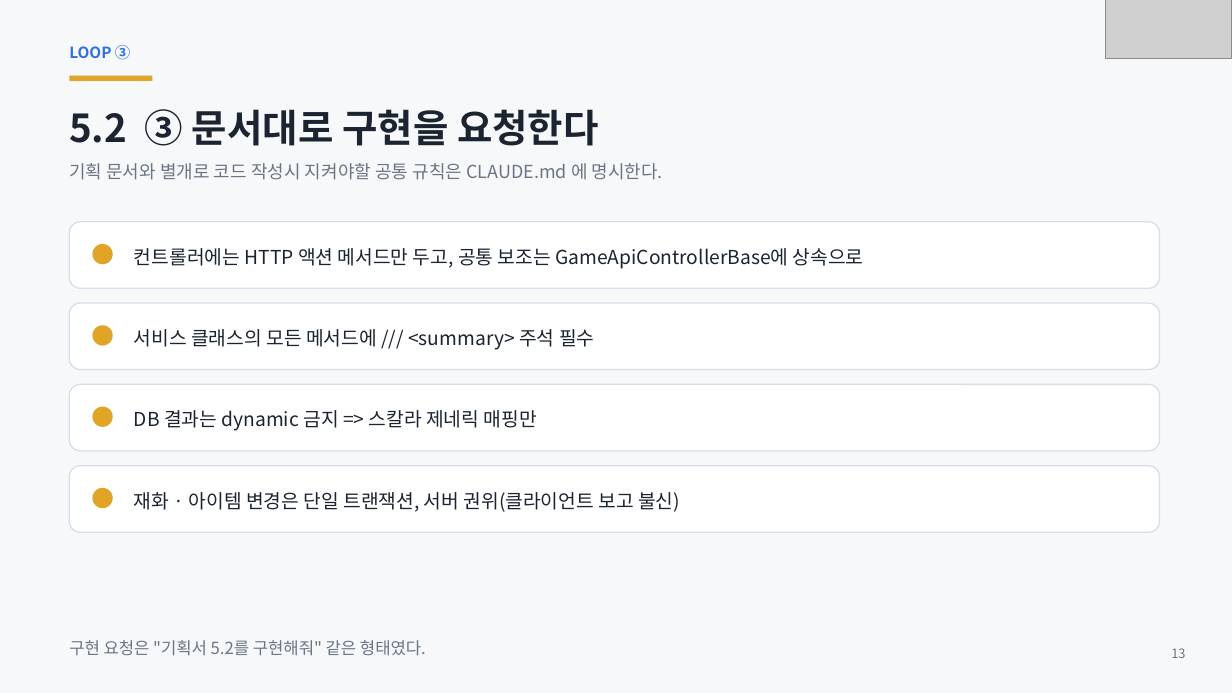
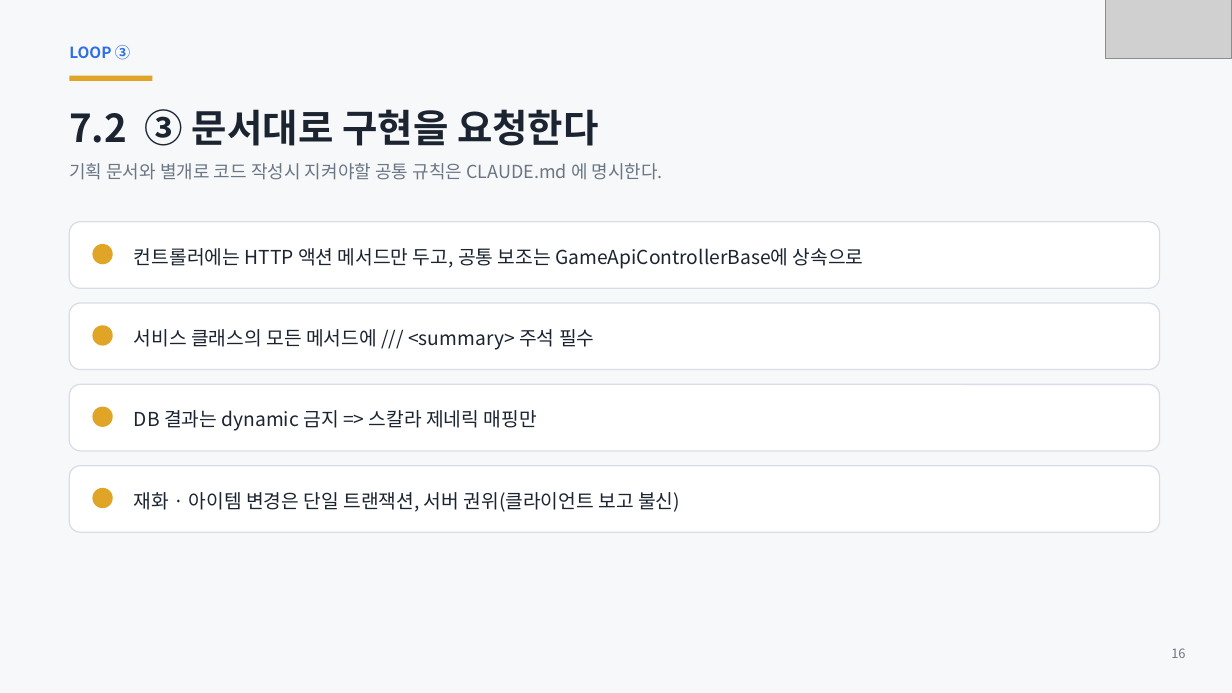
Before and after one commit to ks-wook/com2us-taskbar-hero, a slide deck: slide 16 of docs/com2us-taskbar-hero-발표자료.pptx (slide 13 before the commit). Drawn at 1232x693 pixels with LibreOffice and Linux fonts; fonts in the diff are those of the drawing; grey boxes stand for pictures. Boxes give left, top, right and bottom in pixels: in the first picture for what was removed or moved away, otherwise in the second. Text is boxed around its words. In the diff, an @@ line names an element or a change of style, - is before the commit and + after.

```diff
--- a/docs/com2us-taskbar-hero-발표자료.pptx
+++ b/docs/com2us-taskbar-hero-발표자료.pptx
@@ text at bbox=[69, 109, 599, 146]: text changed @@
-5.2 ③ 문서대로 구현을 요청한다
+7.2 ③ 문서대로 구현을 요청한다
@@ text removed at bbox=[69, 640, 426, 656] @@
-구현 요청은 "기획서 5.2를 구현해줘" 같은 형태였다.
@@ text at bbox=[1171, 648, 1185, 658]: text changed @@
-13
+16
```
Also in this commit, not shown: 32 other slides changed, 5 slides added, 3 slides removed.
